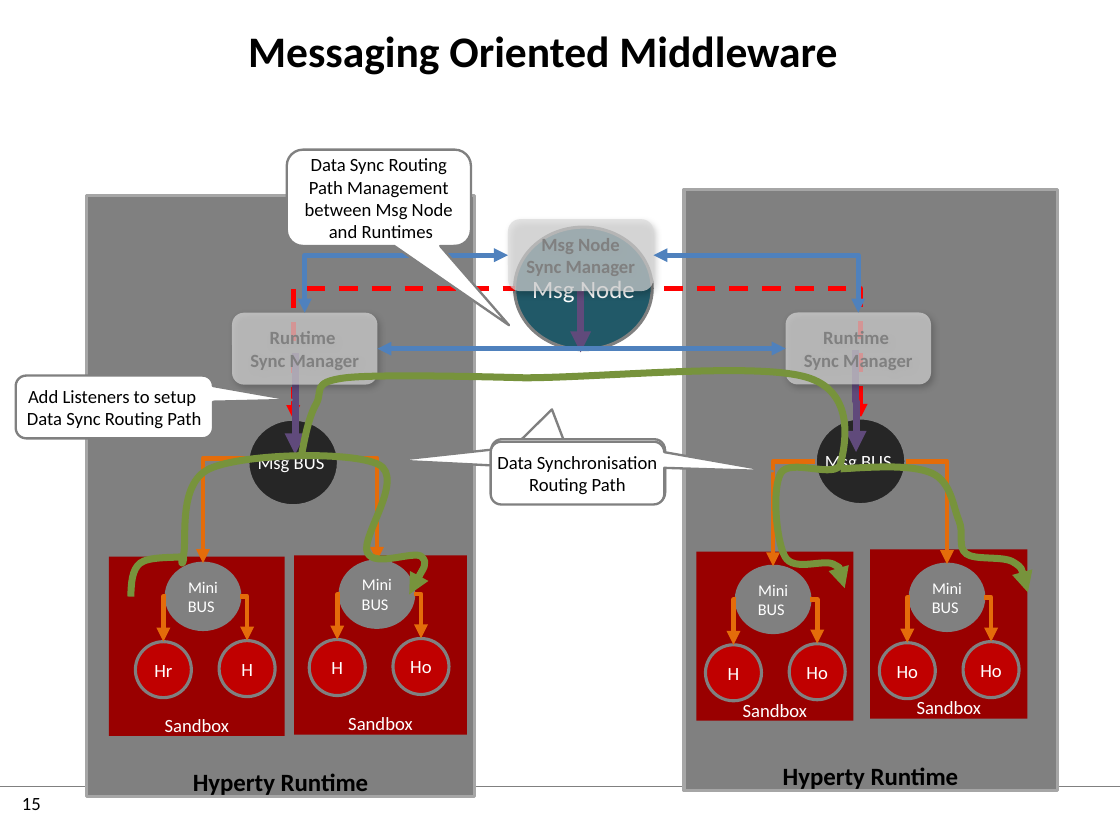
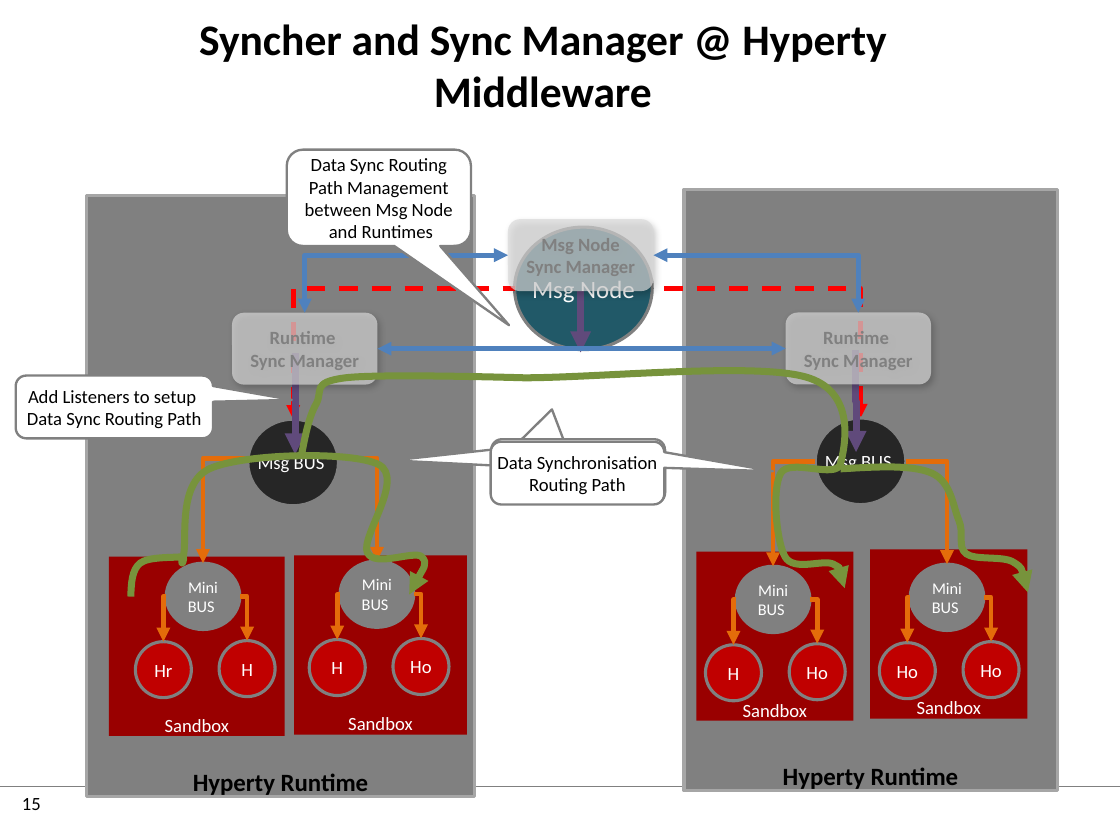
Before and after one commit to reTHINK-project/dev-service-framework, a slide deck: slide 15 of docs/manuals/images.pptx. Drawn at 1120x840 pixels with LibreOffice and Linux fonts; fonts in the diff are those of the drawing; background and template pictures are left out. Boxes give left, top, right and bottom in pixels: in the first picture for what was removed or moved away, otherwise in the second. Text is boxed around its words. In the diff, an @@ line names an element or a change of style, - is before the commit and + after.

```diff
--- a/docs/manuals/images.pptx
+++ b/docs/manuals/images.pptx
@@ title at (199,24,886,108): text changed @@
-Messaging Oriented Middleware
+Syncher and Sync Manager @ Hyperty Middleware
```
Also in this commit, not shown: 2 other files.
